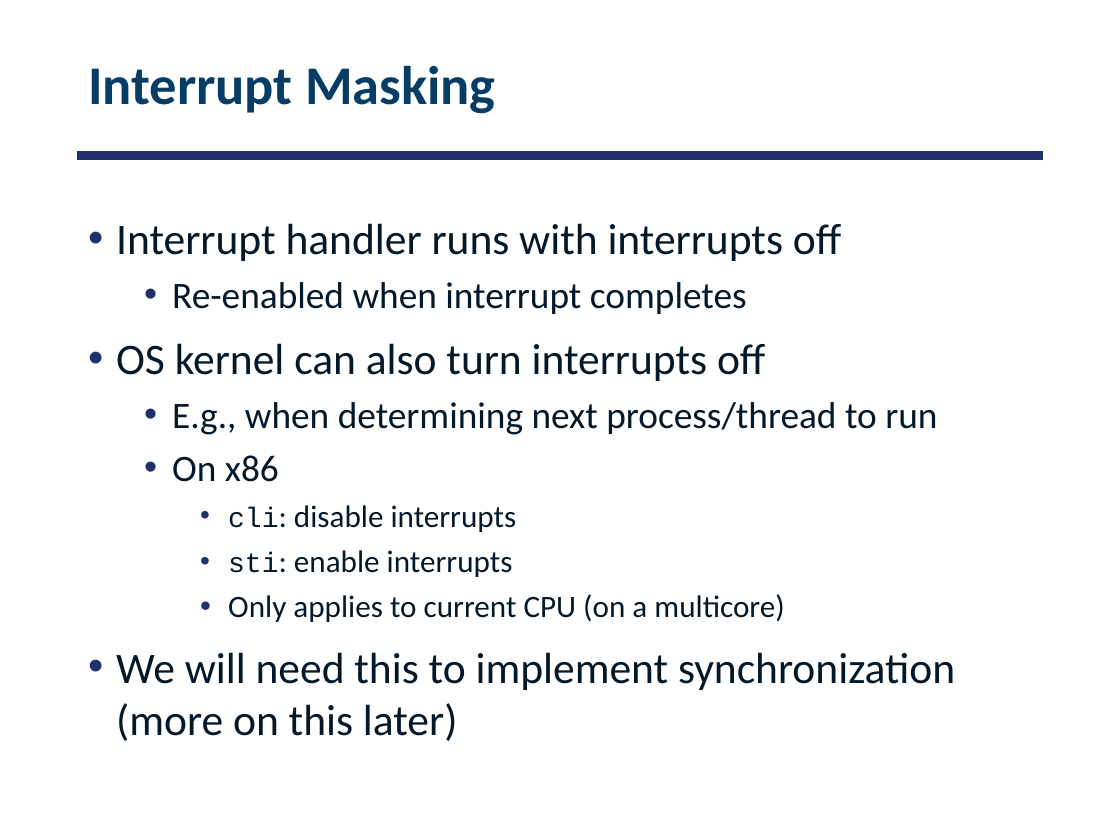
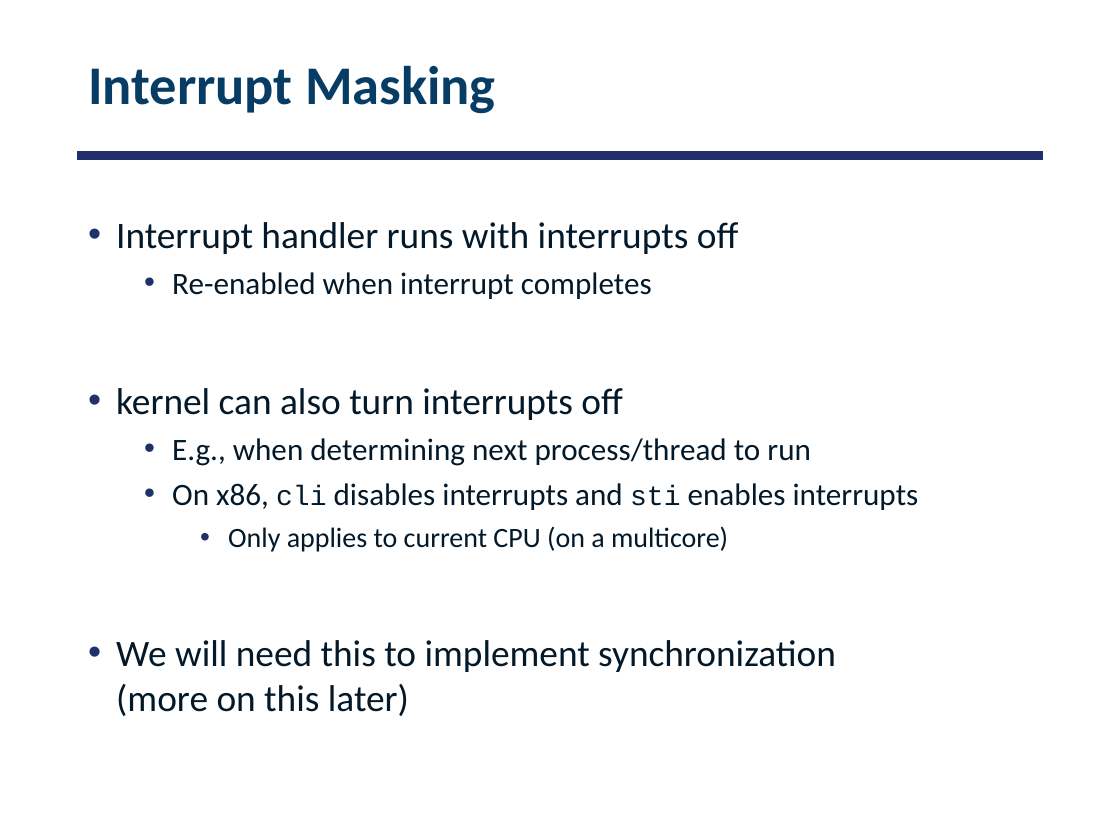
Before and after one commit to smajidzahedi/ECE350, a slide deck: slide 52 of 02-concepts.pptx (slide 54 before the commit). Drawn at 1120x840 pixels with LibreOffice and Linux fonts; fonts in the diff are those of the drawing. Boxes give left, top, right and bottom in pixels: in the first picture for what was removed or moved away, otherwise in the second. Text is boxed around its words. In the diff, an @@ line names an element or a change of style, - is before the commit and + after.

```diff
--- a/02-concepts.pptx
+++ b/02-concepts.pptx
@@ text at box(116, 222, 836, 716): size 28 to 24 pt in "Interrupt handler runs with interrupts off", "We will need this to implement synchronization ..."; size 24 to 20 pt in "Re-enabled when interrupt completes", "E.g., when determining next process/thread to run"; size 20 to 18 pt in "Only applies to current CPU (on a ..." @@
@@ text at box(116, 388, 622, 420): text changed; size 28 to 24 pt @@
-• OS kernel can also turn interrupts off
+• kernel can also turn interrupts off
@@ text at box(172, 483, 919, 510): text changed @@
-  • On x86
-    • cli: disable interrupts
-    • sti: enable interrupts
+  • On x86, cli disables interrupts and sti enables interrupts
```
Also in this commit, not shown: 11 other slides changed, 1 slide added, 1 slide removed, 21 other files.
